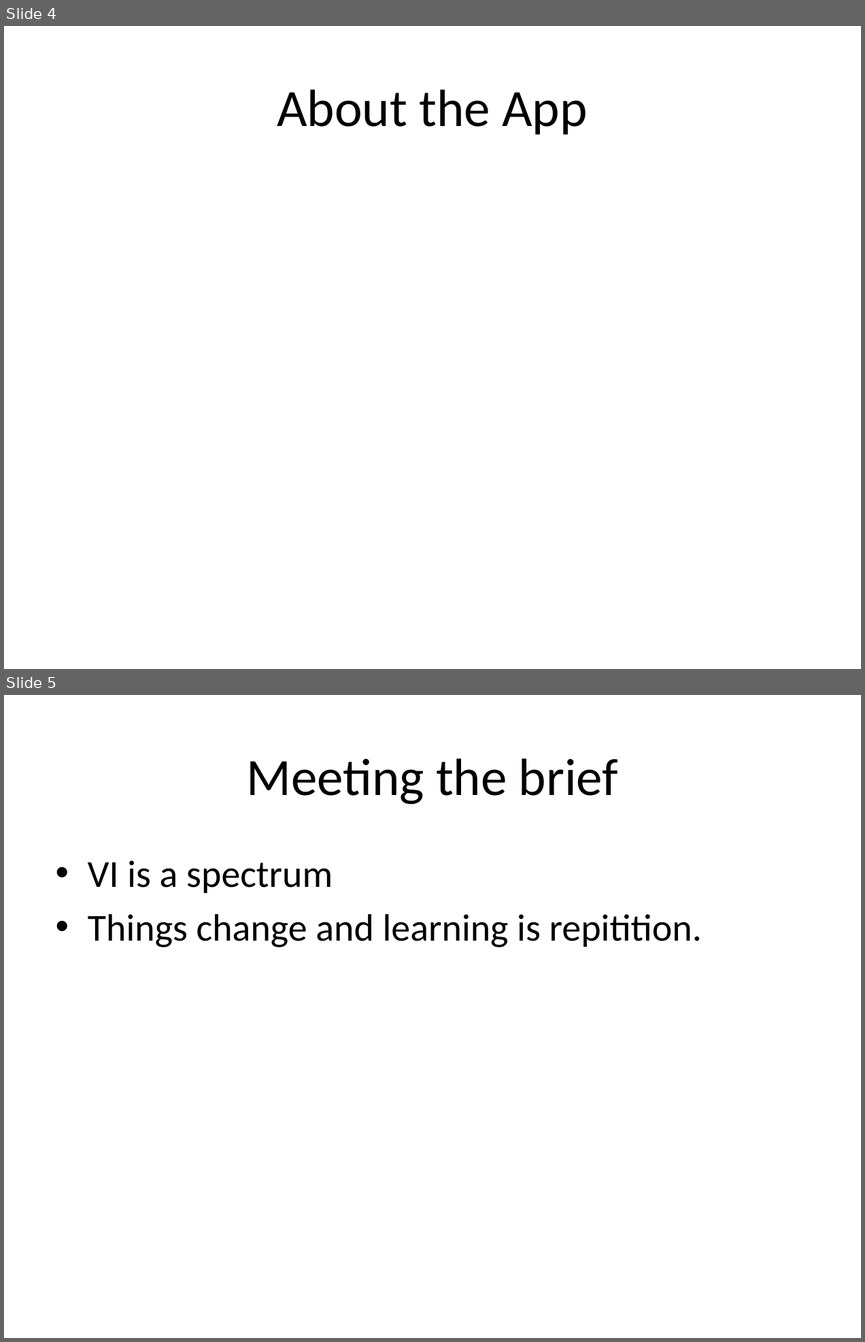
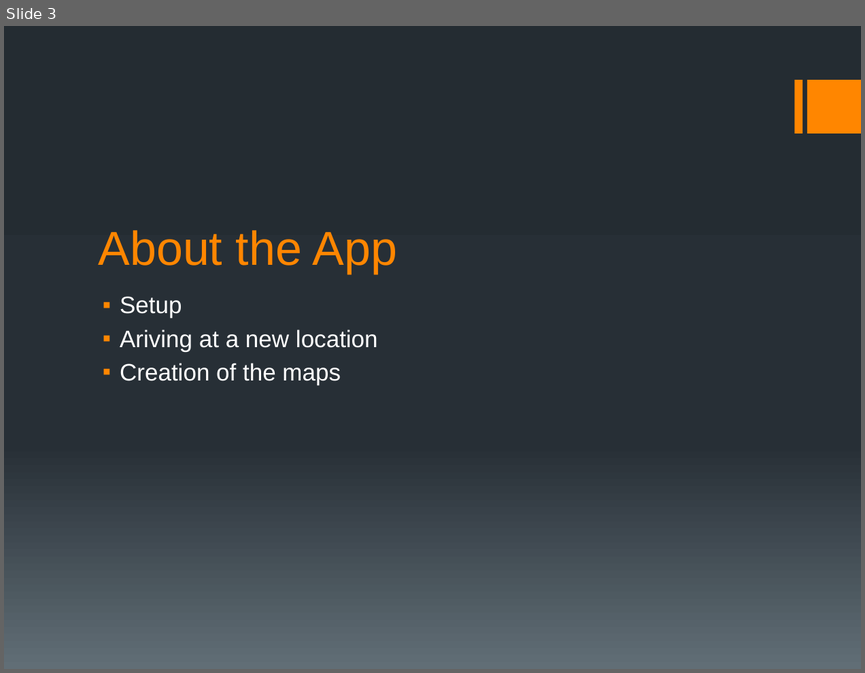
Before and after one commit to bournemouth2016/team-12, a slide deck: Presentation/JP.pptx. Shown one above the other, each under a label of ours: slides 4 and 5 before the commit, slide 3 after it. The pictures are 865x1342 and 865x673 pixels, drawn with LibreOffice and Linux fonts; fonts in the diff are those of the drawing. Boxes give left, top, right and bottom in pixels: in the first picture for what was removed or moved away, otherwise in the second. Text is boxed around its words. In the diff, an @@ line names an element or a change of style, - is before the commit and + after.

```diff
--- a/Presentation/JP.pptx
+++ b/Presentation/JP.pptx
@@ slide 5 removed at box(4, 695, 861, 1338), background #FFFFFF @@
@@ title removed at box(246, 758, 618, 804) @@
-Meeting the brief
@@ text removed at box(88, 860, 702, 947) @@
-• VI is a spectrum
-• Things change and learning is repitition.
@@ what was slide 4 is now slide 3 @@
@@ slide 3 changed as well @@
@@ background #FFFFFF to gradient #242C33 to #273037 to #636D76 @@
@@ rectangle added at box(794, 80, 802, 134), fill #FF8600 @@
@@ rectangle added at box(807, 80, 861, 134), fill #FF8600 @@
@@ title "About the App": place and size @@
-title "About the App" at box(277, 89, 587, 135)
+title "About the App" at box(99, 230, 397, 274)
@@ title "About the App" at box(99, 230, 397, 274): size 44 to 40 pt, font Calibri to Arial, text colour #000000 to #FF8600; alignment centre to left; vertical alignment middle to bottom @@
@@ text added at box(120, 296, 378, 384), 20 pt, text #FFFFFF @@
+▪ Setup
+▪ Ariving at a new location
+▪ Creation of the maps
```
Also in this commit, not shown: 5 other slides changed, 1 slide added, 3 other slides removed.
